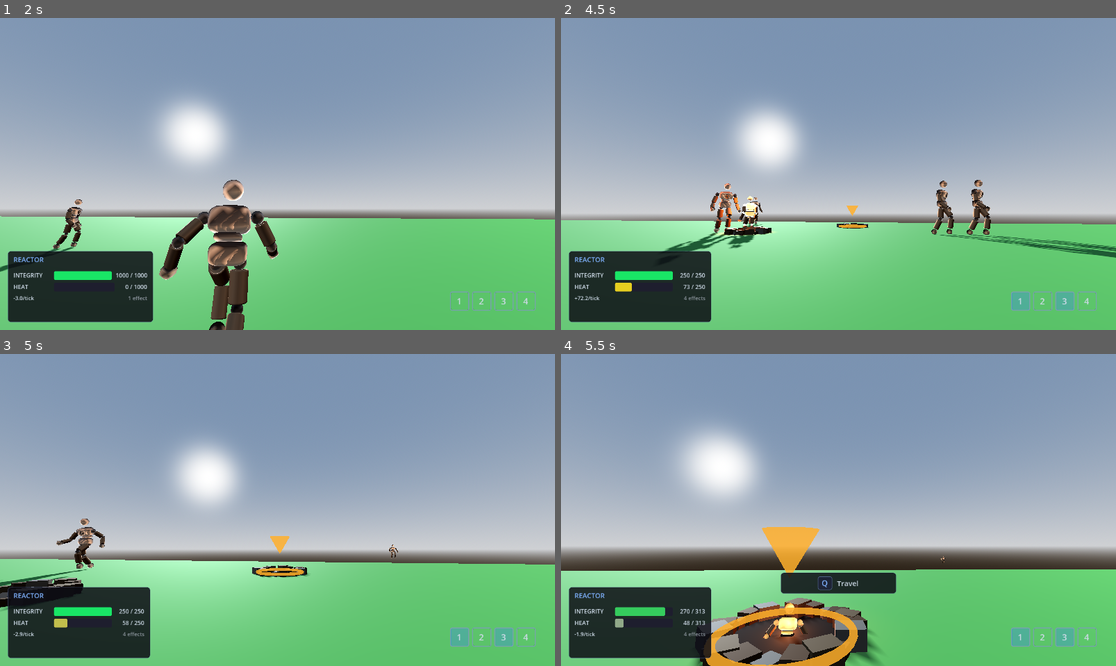
Above: before the commit, frames 1-4 (two rows, left to right).
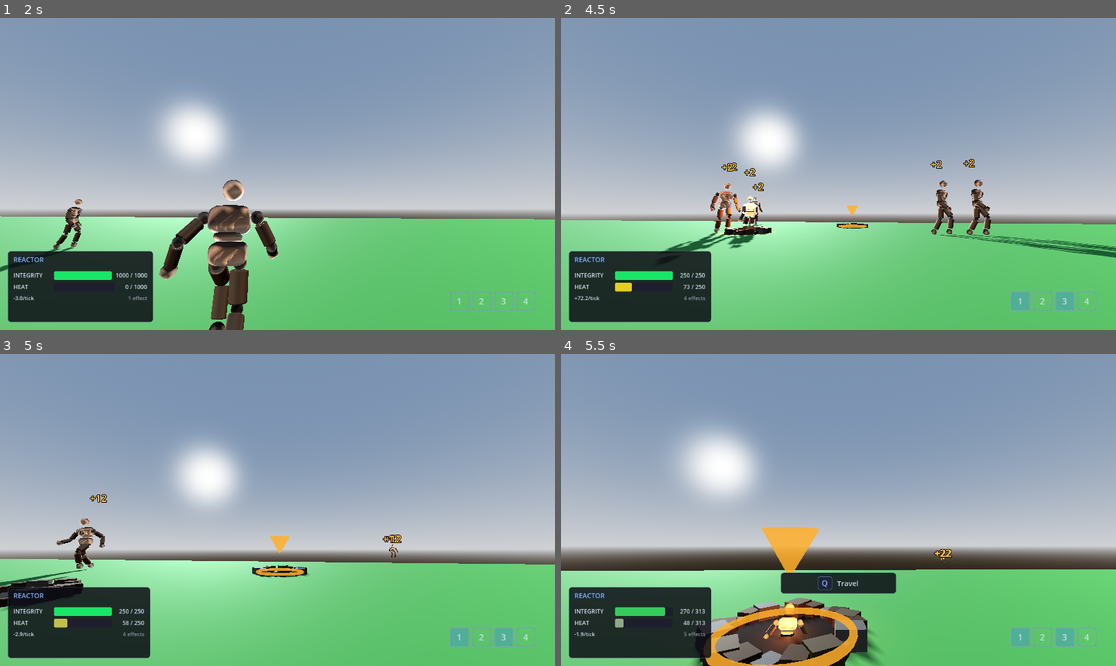
Above: after the commit, the same moments.

Repository: RonStew2019/Xenolith
Game: Godot game, scene res://main.tscn
Same seed, same stepped clock (60 frames per second), same inputs: the game is played once before the commit and once after it.
Inputs (mouse positions are in pixels of both pictures, inside the frame that each line leads up to):
- Up to frame 1 (2 s): tap Enter at 0.5 s; move the mouse to (305, 174) at 0.52 s; hold Right mouse button (cross_right) 0.53-1.28 s; hold W (move_forward) from 0.53 s (still down); tap Space (jump) at 0.77, 1.52 s; move the mouse to (249, 174) at 1.27 s; click (249, 174) at 1.35 s
- Up to frame 2 (4.5 s): keep holding W (move_forward); move the mouse to (849, 167) at 2.02 s; tap 1 at 2.1 s; move the mouse to (832, 180) at 2.77 s; tap 2 at 2.85 s; tap Space (jump) at 3.02, 3.77 s; move the mouse to (877, 177) at 3.52 s; tap 3 at 3.6 s; move the mouse to (794, 170) at 4.27 s; tap 4 at 4.35 s
- Up to frame 3 (5 s): keep holding W (move_forward); tap Space (jump) at 4.52 s
- Up to frame 4 (5.5 s): keep holding W (move_forward); move the mouse to (844, 510) at 5.02 s; tap Q at 5.1 s

Frame 1 is identical in both runs. In frame 2, 0.2% of the frame differs, in the area x 28-75%, y 45-56%; in frame 3, 0.1%; in frame 4, less than 0.1%.

Commit message:
add costs to abiltiies, expand ability types

Diff:
--- a/combat/aoe_caster_ability.gd
+++ b/combat/aoe_caster_ability.gd
@@ -1,4 +1,4 @@
-extends Ability
+extends "res://combat/ability.gd"
 class_name AoeCasterAbility
 ## Reusable base for abilities that deliver effects in an area around the
 ## caster.  Handles the full AOE pipeline: scan the "characters" group,
--- /dev/null
+++ b/combat/aoe_projectile.gd
@@ -0,0 +1,200 @@
+extends Area3D
+class_name AoeProjectile
+## Fire-and-forget AoE projectile that detonates on impact (or lifetime
+## expiry), applying [StatusEffect]s to every character in the blast radius.
+##
+## Created at runtime by [AoeProjectileAbility] — not intended for manual
+## instantiation.  On collision with any physics body (wall, terrain,
+## character) it triggers [method _detonate], which scans all nodes in the
+## [code]"characters"[/code] group within [member _explosion_radius], skips
+## the firer and dead targets, then applies a fresh set of effects to each
+## valid target's [ReactorCore].
+##
+## Exclusion rules (same as [AoeCasterAbility]):
+##   • Skips the user who fired it (no self-hits).
+##   • Skips dead targets ([code]_dead == true[/code]).
+##   • Horizontal-only range check.
+##
+## [member _explode_on_expiry] controls whether lifetime expiry triggers
+## detonation ([code]true[/code]) or silent removal ([code]false[/code]).
+##
+## Visual: emissive orange-red sphere in flight, brief translucent flash
+## sphere on detonation.
+
+## The character that fired this projectile.
+var _user: Node = null
+
+## Normalised travel direction.
+var _direction: Vector3 = Vector3.FORWARD
+
+## Travel speed (metres / second).
+var _speed: float = 20.0
+
+## Callable that returns a fresh [code]Array[/code] of [StatusEffect]
+## instances — called once per target so each gets independent copies.
+var _effect_factory: Callable
+
+## Seconds until auto-destroy / auto-detonate.
+var _lifetime: float = 4.0
+
+## Horizontal blast radius in metres.
+var _explosion_radius: float = 6.0
+
+## If true, lifetime expiry triggers detonation; otherwise silently frees.
+var _explode_on_expiry: bool = true
+
+## Guard flag — true once detonation has been processed.
+var _detonated: bool = false
+
+
+## Configure before adding to the scene tree.
+## Call this, then [code]add_child[/code], then set [code]global_position[/code].
+func setup(
+	user: Node,
+	direction: Vector3,
+	effect_factory: Callable,
+	speed: float,
+	lifetime: float,
+	explosion_radius: float,
+	explode_on_expiry: bool = true,
+) -> void:
+	_user = user
+	_direction = direction.normalized()
+	_effect_factory = effect_factory
+	_speed = speed
+	_lifetime = lifetime
+	_explosion_radius = explosion_radius
+	_explode_on_expiry = explode_on_expiry
+
+
+func _ready() -> void:
+	# Don't be detectable by others; detect bodies on default layer.
+	collision_layer = 0
+	collision_mask = 1
+	monitoring = true
+	monitorable = false
+
+	# -- Collision shape (small sphere) ------------------------------------
+	var shape := SphereShape3D.new()
+	shape.radius = 0.3
+	var col := CollisionShape3D.new()
+	col.shape = shape
+	add_child(col)
+
+	# -- Visual (emissive orange-red sphere, slightly larger than Projectile)
+	var mesh_inst := MeshInstance3D.new()
+	var sphere := SphereMesh.new()
+	sphere.radius = 0.2
+	sphere.height = 0.4
+	mesh_inst.mesh = sphere
+	var mat := StandardMaterial3D.new()
+	mat.albedo_color = Color(1.0, 0.3, 0.1)
+	mat.emission_enabled = true
+	mat.emission = Color(1.0, 0.35, 0.12)
+	mat.emission_energy_multiplier = 5.0
+	mesh_inst.material_override = mat
+	add_child(mesh_inst)
+
+	# -- Lifetime timer ----------------------------------------------------
+	var timer := Timer.new()
+	timer.wait_time = _lifetime
+	timer.one_shot = true
+	timer.autostart = true
+	timer.timeout.connect(_on_lifetime_expired)
+	add_child(timer)
+
+	# -- Hit detection -----------------------------------------------------
+	body_entered.connect(_on_body_entered)
+
+
+func _physics_process(delta: float) -> void:
+	global_position += _direction * _speed * delta
+
+
+func _on_body_entered(body: Node3D) -> void:
+	if _detonated:
+		return
+	# Don't detonate on the user who fired it.
+	if body == _user:
+		return
+	_detonate()
+
+
+func _on_lifetime_expired() -> void:
+	if _detonated:
+		return
+	if _explode_on_expiry:
+		_detonate()
+	else:
+		queue_free()
+
+
+## Scan for targets in the blast radius and apply fresh effects to each.
+func _detonate() -> void:
+	_detonated = true
+
+	var tree := get_tree()
+	if tree:
+		var origin := global_position
+		for node in tree.get_nodes_in_group("characters"):
+			if node == _user:
+				continue
+			var body := node as Node3D
+			if not body:
+				continue
+			if body.get("_dead"):
+				continue
+
+			# Horizontal range check (same as AoeCasterAbility).
+			var offset := body.global_position - origin
+			offset.y = 0.0
+			if offset.length() > _explosion_radius:
+				continue
+
+			# Fetch target's reactor.
+			var reactor: Node = body.get_reactor() if body.has_method("get_reactor") else null
+			if not reactor:
+				continue
+
+			# Fresh effects per target — each instance is independent.
+			var effects: Array = _effect_factory.call()
+			for effect in effects:
+				reactor.apply_effect(effect)
+
+	_spawn_explosion_flash()
+	queue_free()
+
+
+## Spawn a brief translucent flash sphere at the detonation point.
+## The flash is added as a sibling in the scene tree (not a child of this
+## projectile) so it survives [method queue_free].
+func _spawn_explosion_flash() -> void:
+	var tree := get_tree()
+	if not tree or not tree.current_scene:
+		return
+
+	var flash := MeshInstance3D.new()
+	var sphere := SphereMesh.new()
+	sphere.radius = _explosion_radius * 0.5
+	sphere.height = _explosion_radius
+	flash.mesh = sphere
+
+	var mat := StandardMaterial3D.new()
+	mat.albedo_color = Color(1.0, 0.4, 0.1, 0.4)
+	mat.emission_enabled = true
+	mat.emission = Color(1.0, 0.5, 0.15)
+	mat.emission_energy_multiplier = 8.0
+	mat.transparency = BaseMaterial3D.TRANSPARENCY_ALPHA
+	mat.no_depth_test = true
+	flash.material_override = mat
+
+	tree.current_scene.add_child(flash)
+	flash.global_position = global_position
+
+	# Auto-free after a brief flash.
+	var timer := Timer.new()
+	timer.wait_time = 0.15
+	timer.one_shot = true
+	timer.autostart = true
+	timer.timeout.connect(flash.queue_free)
+	flash.add_child(timer)
--- /dev/null
+++ b/combat/aoe_projectile_ability.gd
@@ -0,0 +1,52 @@
+extends "res://combat/projectile_ability.gd"
+class_name AoeProjectileAbility
+## Reusable base for abilities that fire an [AoeProjectile] — a projectile
+## that detonates in an area on impact instead of hitting a single target.
+##
+## Subclasses only need to:
+##   1. Override [method create_other_effects] to define the AoE payload.
+##   2. (Optional) Tune [member explosion_radius], [member explode_on_expiry],
+##      and the inherited [code]projectile_*[/code] knobs.
+##
+## Inherits aim direction, spawn position, and activation mode logic from
+## [ProjectileAbility].  The only difference is that [method _fire_projectile]
+## spawns an [AoeProjectile] instead of a single-target [Projectile].
+##
+## Effects returned by [method create_other_effects] are wrapped in a
+## factory [Callable] so the [AoeProjectile] can create fresh, independent
+## instances per target — the same pattern [AoeCasterAbility] uses.
+
+## Horizontal blast radius (metres) passed to the spawned [AoeProjectile].
+var explosion_radius: float = 6.0
+
+## Whether lifetime expiry triggers detonation ([code]true[/code]) or
+## silent removal ([code]false[/code]).
+var explode_on_expiry: bool = true
+
+
+## Spawn an [AoeProjectile] instead of a single-target [Projectile].
+func _fire_projectile(user: Node) -> void:
+	var tree := user.get_tree()
+	if not tree:
+		return
+
+	var direction := _get_aim_direction(user)
+
+	# Capture a factory callable so the AoeProjectile can create fresh
+	# effect instances per target (same pattern as AoeCasterAbility).
+	var factory := func() -> Array: return create_other_effects(user)
+
+	var proj := AoeProjectile.new()
+	proj.setup(
+		user,
+		direction,
+		factory,
+		projectile_speed,
+		projectile_lifetime,
+		explosion_radius,
+		explode_on_expiry,
+	)
+
+	# Add to tree first so global_position is valid.
+	tree.current_scene.add_child(proj)
+	proj.global_position = _get_spawn_position(user, direction)
--- /dev/null
+++ b/combat/blaster_ability.gd
@@ -0,0 +1,23 @@
+extends ProjectileAbility
+class_name BlasterAbility
+## Fires a single heat bolt that deals 30 heat on impact.
+## INSTANT mode — one shot per key press, no persistent state.
+##
+## Payload: a [PunchEffect] (single-tick heat spike) carried by the
+## [Projectile] and applied to the first character it contacts.
+## Uses 30 heat (vs melee's 50) to reflect the range advantage.
+
+func _init(p_input: String = "ability_3") -> void:
+	ability_name = "Blaster"
+	input_action = p_input
+	activation_mode = ActivationMode.INSTANT
+	projectile_speed = 30.0
+	projectile_lifetime = 3.0
+
+
+func create_self_effects(user: Node) -> Array:
+	return [StatusEffect.new("Blaster Cost", 7.0, 1, user, true, false)]
+
+
+func create_other_effects(user: Node) -> Array:
+	return [PunchEffect.new(30.0, 1, user)]
--- a/combat/clone_effect.gd
+++ b/combat/clone_effect.gd
@@ -99,7 +99,7 @@
 			clone_reactor.heat = 0.0
 
 			# Apply stat-transfer-on-death so dying clones return capacity.
-			var transfer := StatTransferOnDeathEffect.new(source, source, 2, -1, false)
+			var transfer := StatTransferOnDeathEffect.new(source, source, 2, -1)
 			clone_reactor.apply_effect(transfer)
 
 
--- a/combat/knockback_ability.gd
+++ b/combat/knockback_ability.gd
@@ -1,4 +1,4 @@
-extends AoeCasterAbility
+extends "res://combat/aoe_caster_ability.gd"
 class_name KnockbackAbility
 ## Fires an omnidirectional repulsor burst — every character within
 ## [member aoe_radius] metres is blasted away with a [KnockbackEffect].
@@ -11,5 +11,9 @@
 	aoe_radius = 5.5
 
 
+func create_self_effects(user: Node) -> Array:
+	return [StatusEffect.new("Repulse Cost", 18.0, 1, user, true, false)]
+
+
 func create_other_effects(user: Node) -> Array:
 	return [KnockbackEffect.new(user)]
--- a/combat/knockback_effect.gd
+++ b/combat/knockback_effect.gd
@@ -50,8 +50,8 @@
 	p_duration: int = DEFAULT_DURATION,
 	p_heat: float = DEFAULT_HEAT,
 ) -> void:
-	# stackable = true, refreshable = false, show_dmg = true
-	super._init("Knockback", p_heat, p_duration, p_source, true, false, true)
+	# stackable = true, refreshable = false
+	super._init("Knockback", p_heat, p_duration, p_source, true, false)
 	_initial_speed = p_initial_speed
 	_total_duration = p_duration
 
--- a/combat/loadout_presets.gd
+++ b/combat/loadout_presets.gd
@@ -34,6 +34,8 @@
 		"Resonance Mk.I":
 			loadout.add_ability(ResonantPunchAbility.new("ability_1"))
 			loadout.add_ability(KnockbackAbility.new("ability_2"))
+			loadout.add_ability(BlasterAbility.new("ability_3"))
+			loadout.add_ability(MortarAbility.new("ability_4"))
 		_:
 			push_warning("LoadoutPresets: unknown preset '%s'" % preset_name)
 	return loadout
--- /dev/null
+++ b/combat/mortar_ability.gd
@@ -0,0 +1,28 @@
+extends "res://combat/aoe_projectile_ability.gd"
+class_name MortarAbility
+## Fires a slower AoE projectile that explodes on impact, dealing 25 heat
+## to every character in the blast radius.
+##
+## INSTANT mode — one shot per key press.
+##
+## Tuning:
+##   speed     = 20 m/s  (slower than Blaster's 30)
+##   radius    = 6.0 m   (wide blast)
+##   lifetime  = 4.0 s   (longer flight before auto-detonate)
+##   payload   = [PunchEffect] 25 heat per target
+
+func _init(p_input: String = "ability_4") -> void:
+	ability_name = "Mortar"
+	input_action = p_input
+	activation_mode = ActivationMode.INSTANT
+	projectile_speed = 20.0
+	projectile_lifetime = 4.0
+	explosion_radius = 6.0
+
+
+func create_self_effects(user: Node) -> Array:
+	return [StatusEffect.new("Mortar Cost", 12.0, 1, user, true, false)]
+
+
+func create_other_effects(user: Node) -> Array:
+	return [PunchEffect.new(25.0, 1, user)]
--- /dev/null
+++ b/combat/projectile.gd
@@ -0,0 +1,121 @@
+extends Area3D
+class_name Projectile
+## Fire-and-forget projectile that carries [StatusEffect]s to the first
+## character it contacts.
+##
+## Created at runtime by [ProjectileAbility] — not intended for manual
+## instantiation.  On collision with a valid target, applies all carried
+## effects to that target's [ReactorCore] and then frees itself.
+##
+## Exclusion rules:
+##   • Skips the user who fired it (no self-hits).
+##   • Skips dead targets ([code]_dead == true[/code]).
+##   • Only hits nodes in the [code]"characters"[/code] group.
+##
+## Auto-destroys after [member _lifetime] seconds if nothing is hit.
+## Single-hit: a guard flag prevents double-application if two bodies
+## overlap the projectile in the same physics frame.
+
+## The character that fired this projectile.
+var _user: Node = null
+
+## Normalised travel direction.
+var _direction: Vector3 = Vector3.FORWARD
+
+## Travel speed (metres / second).
+var _speed: float = 30.0
+
+## Effects to deliver on hit.
+var _effects: Array = []
+
+## Seconds until auto-destroy.
+var _lifetime: float = 3.0
+
+## Guard flag — true once a valid hit has been processed.
+var _hit: bool = false
+
+
+## Configure before adding to the scene tree.
+## Call this, then [code]add_child[/code], then set [code]global_position[/code].
+func setup(
+	user: Node,
+	direction: Vector3,
+	effects: Array,
+	speed: float,
+	lifetime: float,
+) -> void:
+	_user = user
+	_direction = direction.normalized()
+	_effects = effects
+	_speed = speed
+	_lifetime = lifetime
+
+
+func _ready() -> void:
+	# Don't be detectable by others; detect bodies on default layer.
+	collision_layer = 0
+	collision_mask = 1
+	monitoring = true
+	monitorable = false
+
+	# -- Collision shape (small sphere) ------------------------------------
+	var shape := SphereShape3D.new()
+	shape.radius = 0.3
+	var col := CollisionShape3D.new()
+	col.shape = shape
+	add_child(col)
+
+	# -- Visual (emissive sphere) ------------------------------------------
+	var mesh_inst := MeshInstance3D.new()
+	var sphere := SphereMesh.new()
+	sphere.radius = 0.15
+	sphere.height = 0.3
+	mesh_inst.mesh = sphere
+	var mat := StandardMaterial3D.new()
+	mat.albedo_color = Color(1.0, 0.5, 0.15)
+	mat.emission_enabled = true
+	mat.emission = Color(1.0, 0.55, 0.18)
+	mat.emission_energy_multiplier = 4.0
+	mesh_inst.material_override = mat
+	add_child(mesh_inst)
+
+	# -- Lifetime timer ----------------------------------------------------
+	var timer := Timer.new()
+	timer.wait_time = _lifetime
+	timer.one_shot = true
+	timer.autostart = true
+	timer.timeout.connect(queue_free)
+	add_child(timer)
+
+	# -- Hit detection -----------------------------------------------------
+	body_entered.connect(_on_body_entered)
+
+
+func _physics_process(delta: float) -> void:
+	global_position += _direction * _speed * delta
+
+
+func _on_body_entered(body: Node3D) -> void:
+	# Single-hit guard — prevent double-application.
+	if _hit:
+		return
+	# Skip the user who fired this.
+	if body == _user:
+		return
+	# Must be in the characters group.
+	if not body.is_in_group("characters"):
+		return
+	# Skip dead targets.
+	if body.get("_dead"):
+		return
+
+	# Fetch target's reactor.
+	var reactor: Node = body.get_reactor() if body.has_method("get_reactor") else null
+	if not reactor:
+		return
+
+	# Mark as hit, apply effects, destroy.
+	_hit = true
+	for effect in _effects:
+		reactor.apply_effect(effect)
+	queue_free()
--- /dev/null
+++ b/combat/projectile_ability.gd
@@ -0,0 +1,97 @@
+extends "res://combat/ability.gd"
+class_name ProjectileAbility
+## Reusable base for abilities that fire a [Projectile] carrying
+## [StatusEffect]s to the first character it hits.
+##
+## Subclasses only need to:
+##   1. Override [method create_other_effects] to define the payload.
+##   2. (Optional) Tune the [code]projectile_*[/code] knobs.
+##
+## Self-effects ([method create_self_effects]) are handled normally by the
+## parent [Ability] pipeline — they apply to the caster's own reactor.
+##
+## Supports all activation modes:
+##   [b]INSTANT[/b]  — one shot per press (most common for projectiles).
+##   [b]TOGGLE[/b]   — fires on activation; deactivation only removes
+##                      self-effects (in-flight projectiles are fire-and-forget).
+##   [b]HOLD[/b]     — fires when pressed; release removes self-effects.
+##
+## Aim direction is resolved with a three-tier priority:
+##   1. Camera forward — pitch-aware [code]_camera_pivot[/code] (player).
+##   2. Model forward  — yaw-derived [code]_character[/code] facing (AI/clones).
+##   3. Node forward   — fallback [code]-basis.z[/code].
+##
+## Effects returned by [method create_other_effects] should set their
+## [code]source[/code] to [code]user[/code] for attribution.
+
+## Travel speed in metres per second.
+var projectile_speed: float = 30.0
+
+## Seconds before the projectile auto-destroys if it hits nothing.
+var projectile_lifetime: float = 3.0
+
+## Vertical offset from user origin (metres).  ~1.0 ≈ chest height.
+var projectile_spawn_height: float = 1.0
+
+## Horizontal forward offset to clear the user's collision shape.
+var projectile_spawn_offset: float = 1.0
+
+
+func activate(user: Node) -> void:
+	# Snapshot activation state so we know whether super triggers an
+	# activation (TOGGLE/HOLD) or a deactivation (TOGGLE second press).
+	var was_active := _active
+	super.activate(user)
+
+	# Fire only when the ability transitions to active (or fires instantly).
+	# TOGGLE second-press / HOLD release paths skip this.
+	var just_activated := _active and not was_active
+	if activation_mode == ActivationMode.INSTANT or just_activated:
+		_fire_projectile(user)
+
+
+# -- Internals -------------------------------------------------------------
+
+## Spawn a [Projectile] and add it to the scene tree.
+func _fire_projectile(user: Node) -> void:
+	var tree := user.get_tree()
+	if not tree:
+		return
+
+	var direction := _get_aim_direction(user)
+	var effects := create_other_effects(user)
+
+	var proj := Projectile.new()
+	proj.setup(user, direction, effects, projectile_speed, projectile_lifetime)
+
+	# Add to tree first so global_position is valid.
+	tree.current_scene.add_child(proj)
+	proj.global_position = _get_spawn_position(user, direction)
+
+
+## Resolve aim direction — camera → model → node fallback.
+func _get_aim_direction(user: Node) -> Vector3:
+	# Player: camera forward (pitch-aware so you can aim up/down).
+	var pivot = user.get("_camera_pivot")
+	if pivot and is_instance_valid(pivot):
+		return -pivot.global_transform.basis.z
+
+	# AI / Clone: model forward (horizontal).
+	var character = user.get("_character")
+	if character and is_instance_valid(character):
+		var yaw: float = character.rotation.y
+		return Vector3(sin(yaw), 0.0, cos(yaw)).normalized()
+
+	# Ultimate fallback.
+	return -user.global_transform.basis.z
+
+
+## Compute spawn position: chest height + horizontal forward offset.
+## Uses only the horizontal component of [param direction] for the forward
+## offset so aiming steeply up/down doesn't push the spawn underground.
+func _get_spawn_position(user: Node, direction: Vector3) -> Vector3:
+	var pos : Vector3 = user.global_position + Vector3.UP * projectile_spawn_height
+	var flat := Vector3(direction.x, 0.0, direction.z)
+	if flat.length_squared() > 0.001:
+		pos += flat.normalized() * projectile_spawn_offset
+	return pos
--- a/combat/reactor_core.gd
+++ b/combat/reactor_core.gd
@@ -109,10 +109,10 @@
 	if existing_instance && !effect.is_stackable:
 		return
 	_effects.append(effect)
+	effect.target = get_parent()
 	effect.on_apply(self)
 	effect_applied.emit(effect, false)
-	if effect.is_show_dmg:
-		_spawn_damage_number(effect)
+	_spawn_damage_number(effect)
 
 
 func remove_effect(effect: StatusEffect) -> void:
--- a/combat/resonant_punch_effect.gd
+++ b/combat/resonant_punch_effect.gd
@@ -16,6 +16,13 @@
 	_reactor = reactor
 	reactor.effect_applied.connect(_on_refreshed)
 
+
+func on_remove(reactor: Node) -> void:
+	if reactor.effect_applied.is_connected(_on_refreshed):
+		reactor.effect_applied.disconnect(_on_refreshed)
+	_reactor = null
+
+
 func _on_refreshed(effect: StatusEffect, refreshed: bool) -> void:
 	if effect.effect_name == "Resonance" && refreshed:
 		set_heat(get_heat() + 0.4)
--- a/combat/stat_transfer_on_death_effect.gd
+++ b/combat/stat_transfer_on_death_effect.gd
@@ -1,21 +1,21 @@
 extends StatusEffect
 class_name StatTransferOnDeathEffect
-## Transfers the host reactor's stats to a designated target's reactor when
+## Transfers the host reactor's stats to a designated transfer_target's reactor when
 ## the host dies ([signal ReactorCore.reactor_breached]).
 ##
 ## On death the host's [member ReactorCore.max_heat],
 ## [member ReactorCore.max_integrity], remaining
 ## [member ReactorCore.integrity], and current [member ReactorCore.heat]
-## are added to the target's reactor (integrity clamped to the new max).
+## are added to the transfer_target's reactor (integrity clamped to the new max).
 ##
 ## Permanent duration (-1) — lives until the host dies or the effect is
 ## manually removed.  Zero heat — purely reactive, no tick cost.
 ##
-## Stackable: multiple instances with different targets can coexist
+## Stackable: multiple instances with different transfer_targets can coexist
 ## (e.g. two vampires both receiving stats when the same enemy dies).
 
 ## The entity whose reactor receives the transferred stats on death.
-var target: Node = null
+var transfer_target: Node = null
 
 ## Cached reference to the reactor this effect is applied to (ReactorCore).
 var _host_reactor: Node = null
@@ -26,14 +26,13 @@
 
 
 func _init(
-	p_target: Node = null,
+	p_transfer_target: Node = null,
 	p_source: Node = null,
 	p_heat: float = 0.0,
 	p_duration: int = -1,
-	p_is_show_dmg: bool = true,
 ) -> void:
-	super._init("StatTransferOnDeath", p_heat, p_duration, p_source, false, true, p_is_show_dmg)
-	target = p_target
+	super._init("StatTransferOnDeath", p_heat, p_duration, p_source, false, true)
+	transfer_target = p_transfer_target
 
 
 func on_apply(reactor: Node) -> void:
@@ -61,10 +60,10 @@
 
 
 ## Performs the actual stat transfer from the host reactor to the resolved
-## target's reactor.  If the direct [member target] is invalid or dead,
-## walks up the [code]clone_parent[/code] ancestry chain to find the nearest
-## living ancestor — ensuring grandchildren with dead parents still return
-## stats to grandparents (or further up the chain).
+## transfer_target's reactor.  If the direct [member transfer_target] is
+## invalid or dead, walks up the [code]clone_parent[/code] ancestry chain
+## to find the nearest living ancestor — ensuring grandchildren with dead
+## parents still return stats to grandparents (or further up the chain).
 func _transfer_stats() -> void:
 	if not is_instance_valid(_host_reactor):
 		return
@@ -85,16 +84,17 @@
 	)
 
 
-## Resolve the transfer target.  Returns the direct [member target] when it
-## is still valid and alive, otherwise walks up the [code]clone_parent[/code]
-## chain from the host mech to find the nearest living ancestor.  Returns
-## [code]null[/code] when every ancestor in the chain is dead or freed.
+## Resolve the transfer target.  Returns the direct [member transfer_target]
+## when it is still valid and alive, otherwise walks up the
+## [code]clone_parent[/code] chain from the host mech to find the nearest
+## living ancestor.  Returns [code]null[/code] when every ancestor in the
+## chain is dead or freed.
 func _resolve_target() -> Node:
-	# Fast path: direct target is alive — no traversal needed.
-	if is_instance_valid(target):
-		var tr := _find_reactor(target)
+	# Fast path: direct transfer_target is alive — no traversal needed.
+	if is_instance_valid(transfer_target):
+		var tr := _find_reactor(transfer_target)
 		if tr and tr.integrity > 0.0:
-			return target
+			return transfer_target
 
 	# Fallback: walk up the clone_parent chain from the host mech.
 	var host: Node = _host_reactor.get_parent()
--- a/combat/status_effect.gd
+++ b/combat/status_effect.gd
@@ -28,14 +28,15 @@
 ## The node that applied this effect (may be null for environmental).
 var source: Node = null
 
+## The character this effect is applied to (set automatically by
+## [method ReactorCore.apply_effect] before [method on_apply] runs).
+var target: Node = null
+
 ## Can multiple copies of the effect exist simultaneously
 var is_stackable: bool = false
 
 ## Do subsequent applications reset duration
 var is_refreshable: bool = false
-
-## Display dmg indicator?
-var is_show_dmg: bool = true
 
 
 func _init(
@@ -45,7 +46,6 @@
 	p_source: Node = null,
 	p_is_stackable = false,
 	p_is_refreshable: bool = true,
-	p_is_show_dmg = true
 ) -> void:
 	effect_name = p_name
 	heat = p_heat
@@ -53,7 +53,6 @@
 	source = p_source
 	is_stackable = p_is_stackable
 	is_refreshable = p_is_refreshable
-	is_show_dmg = p_is_show_dmg
 
 
 ## Called once when the effect is first applied to a reactor.
--- a/ui/reactor_hud.gd
+++ b/ui/reactor_hud.gd
@@ -176,7 +176,7 @@
 	_update_pressure()
 
 
-func _on_effect_applied(_effect: Variant) -> void:
+func _on_effect_applied(_effect: Variant, _is_refresh: bool) -> void:
 	_update_effects_count()
 
 
Not shown, added: combat/aoe_projectile.gd.uid
Not shown, added: combat/aoe_projectile_ability.gd.uid
Not shown, added: combat/blaster_ability.gd.uid
Not shown, added: combat/mortar_ability.gd.uid
Not shown, added: combat/projectile.gd.uid
Not shown, added: combat/projectile_ability.gd.uid
